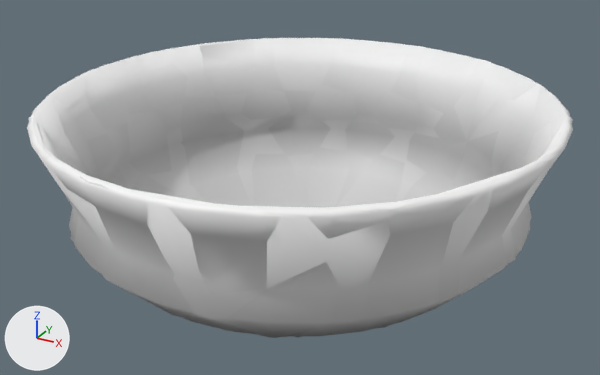
An edit to the glTF model public/models/props/m_bowl.glb, drawn before and after from the same camera.
One viewpoint serves both versions: a 50 mm camera at (0.147, -0.266, 0.183) aimed at (-0.001, 0.003, 0.049). Arrows for +X, +Y and +Z are at lower left; the lights stay in place. The first picture is the older version.

In view in the first picture: 'lod0__clay', 'lod1__clay'.
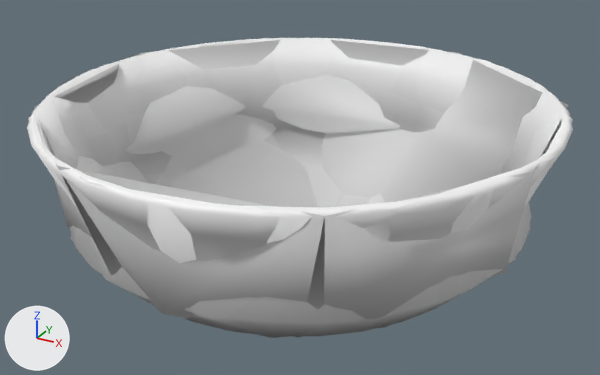
What changed in the scene script:
```text
Add mat_defaultmaterial_002:
    mat_defaultmaterial_002 = bpy.data.materials.new('DefaultMaterial.002')
    mat_defaultmaterial_002.use_nodes = True; mat_defaultmaterial_002.node_tree.nodes.clear()
    _N = mat_defaultmaterial_002.node_tree.nodes; _L = mat_defaultmaterial_002.node_tree.links
    n0 = _N.new('ShaderNodeOutputMaterial'); n0.name = 'Material Output'
    n1 = _N.new('ShaderNodeBsdfPrincipled'); n1.name = 'Principled BSDF'
    n2 = _N.new('ShaderNodeVertexColor'); n2.name = 'Color Attribute'
    _L.new(n1.outputs[0], n0.inputs[0])  # 'BSDF' to 'Surface'
    _L.new(n2.outputs[0], n1.inputs[0])  # 'Color' to 'Base Color'
Add me_lod2__clay:
    me_lod2__clay.from_pydata(...)  # 32 vertices, 60 faces; spans x -0.098..0.097, y -0.094..0.097, z -0.003..0.086
    me_lod2__clay.materials.append(mat_defaultmaterial_002)
Add ob_lod2__clay:
    ob_lod2__clay = bpy.data.objects.new('lod2__clay', me_lod2__clay)
    ob_lod2__clay.location = (0.0, 0.0, 0.0)
```

Boxes [x1, y1, x2, y2] around the edits, measured in the pictures (600 x 375 px):
'lod2__clay', added: after [34, 40, 568, 320]
